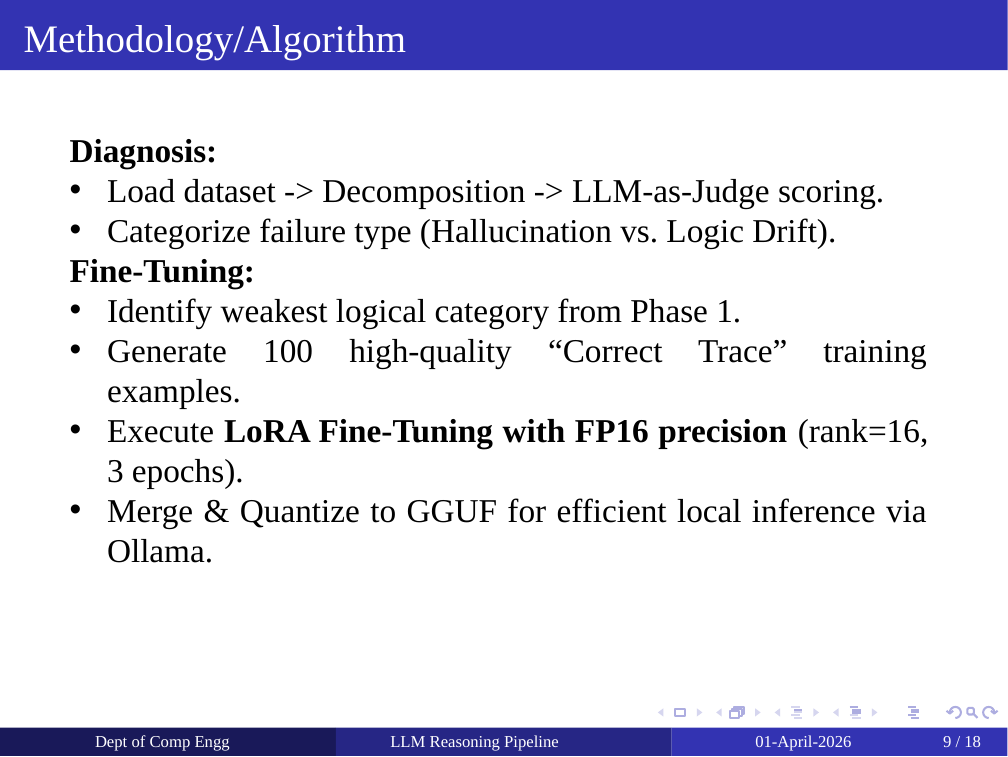
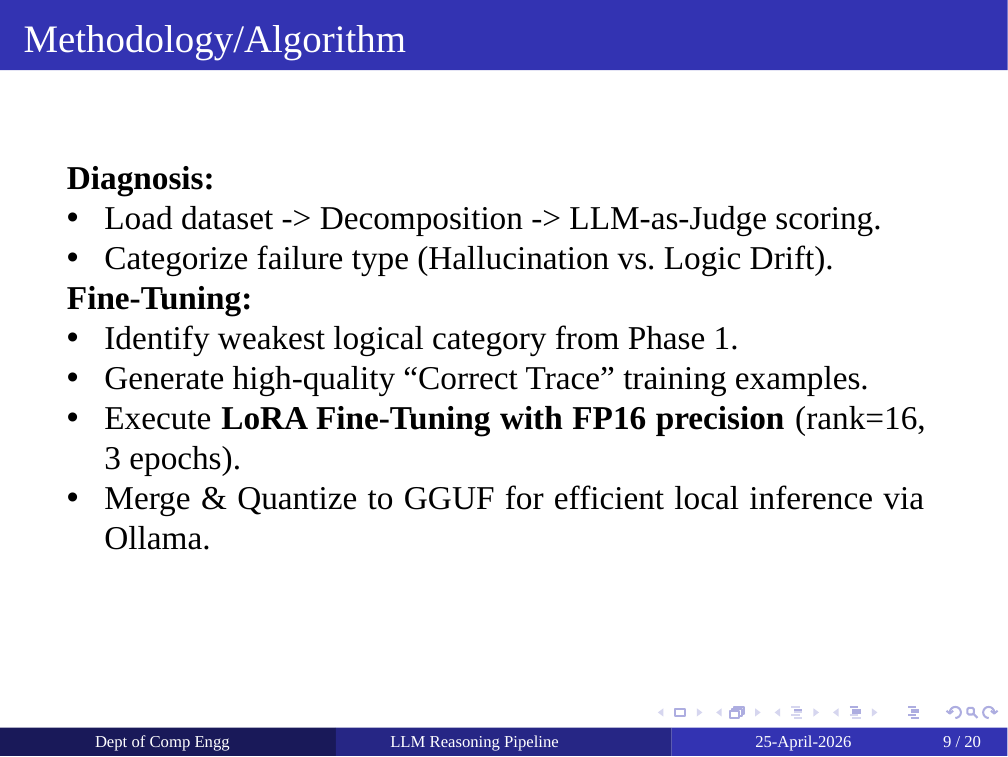
Before and after one commit to yashdoke7/llm-reasoning-pipeline, a slide deck: slide 9 of docs/Internship Review.pptx. Drawn at 1008x757 pixels with LibreOffice and Linux fonts; fonts in the diff are those of the drawing. Boxes give left, top, right and bottom in pixels: in the first picture for what was removed or moved away, otherwise in the second. Text is boxed around its words. In the diff, an @@ line names an element or a change of style, - is before the commit and + after.

Commit message:
docs: finalize project report deliverables, architecture figures, and evaluation traces

```diff
--- a/docs/Internship Review.pptx
+++ b/docs/Internship Review.pptx
@@ text "Diagnosis:": place and size @@
-text "Diagnosis:" at [70,139,929,563]
+text "Diagnosis:" at [67,166,926,550]
@@ text at [104,366,869,396]: text changed @@
-  • Generate 100 high-quality “Correct Trace” training examples.
+  • Generate high-quality “Correct Trace” training examples.
@@ text at [755,735,851,750]: text changed @@
-01-April-2026
+25-April-2026
@@ text at [943,736,981,747]: text changed @@
-9 / 18
+9 / 20
```
Also in this commit, not shown: 17 other slides changed, 2 slides added, 13 other files.
